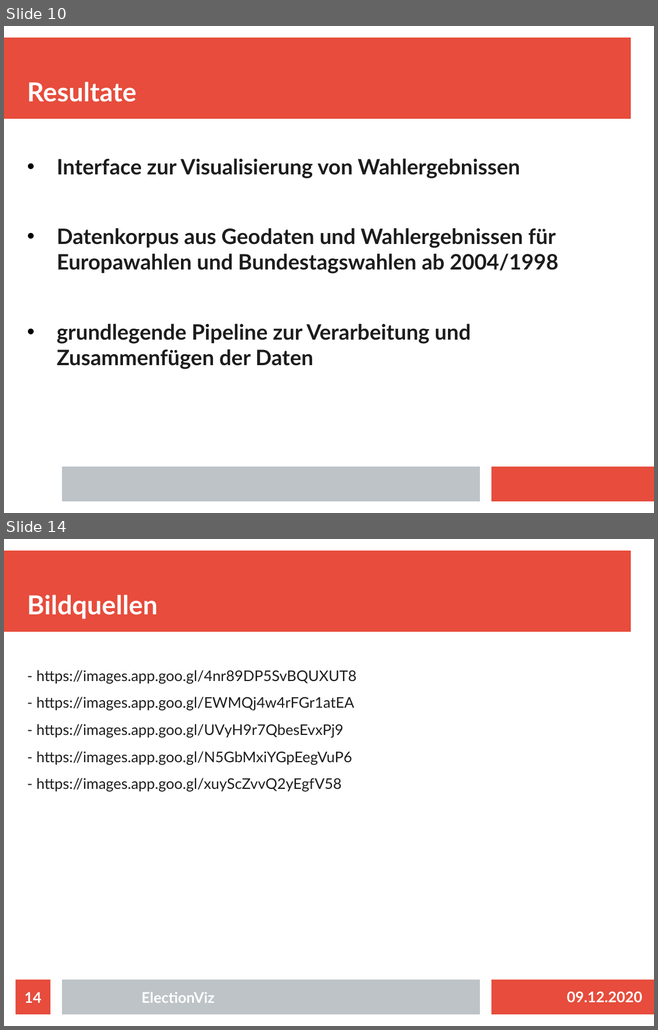
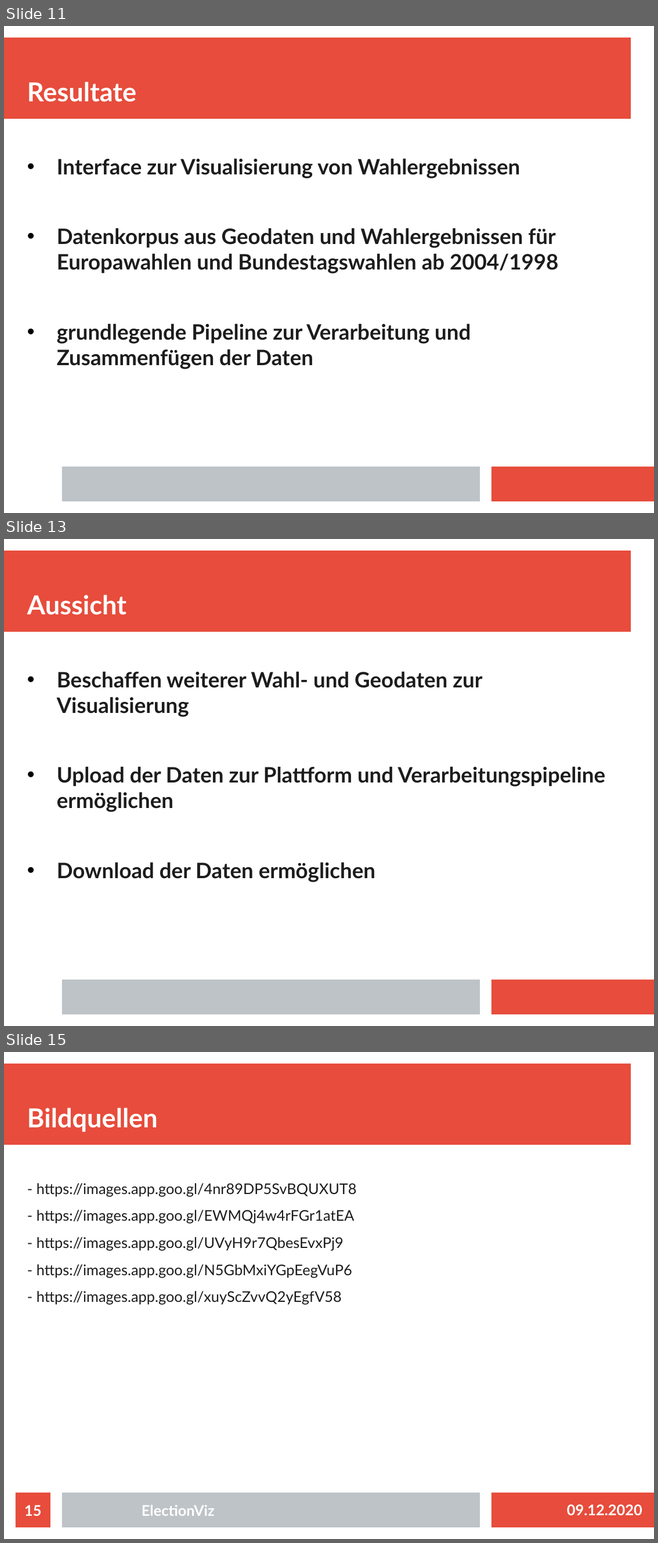
Before and after one commit to fziegner/election-visualization, a slide deck: slides_wcm_abschlusspraesentation.odp. Shown one above the other, each under a label of ours: slides 10 and 14 before the commit, slides 11, 13 and 15 after it; the slides between them are not shown. The pictures are 658x1030 and 658x1543 pixels, drawn with LibreOffice and Linux fonts; fonts in the diff are those of the drawing. Boxes give left, top, right and bottom in pixels: in the first picture for what was removed or moved away, otherwise in the second. Text is boxed around its words. In the diff, an @@ line names an element or a change of style, - is before the commit and + after.

```diff
--- a/slides_wcm_abschlusspraesentation.odp
+++ b/slides_wcm_abschlusspraesentation.odp
@@ slide 13 added at box(4, 539, 654, 1026), background #FFFFFF; not listed: 3 template elements that a slide beside it also shows @@
@@ title added at box(27, 595, 126, 615), 32 pt, text #FFFFFF, bold @@
+Aussicht
@@ text added at box(57, 671, 605, 882), 26 pt, text #1C1C1C, bold @@
+• Beschaffen weiterer Wahl- und Geodaten zur Visualisierung
+• Upload der Daten zur Plattform und Verarbeitungspipeline ermöglichen
+• Download der Daten ermöglichen
@@ what was slide 10 is now slide 11 @@
@@ what was slide 14 is now slide 15 @@
@@ page number at box(24, 1505, 41, 1516): text changed @@
-14
+15
```
Also in this commit, not shown: 1 slide changed, 2 other slides added, 2 slides removed.
